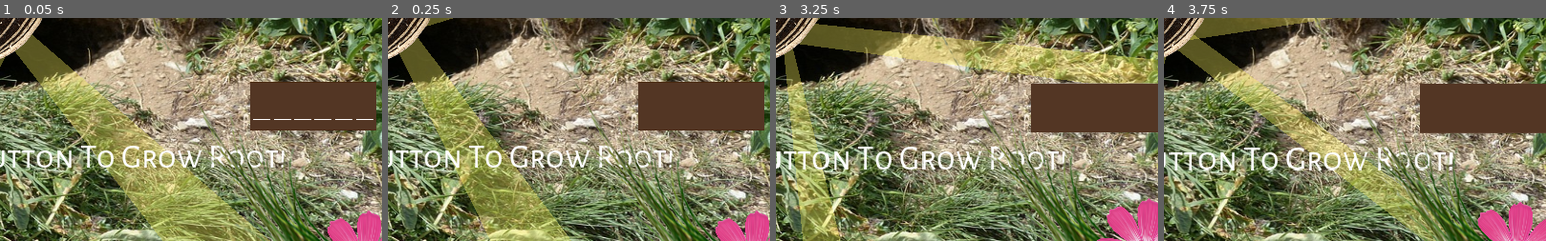
Above: before the commit, frames 1-4 (left to right).
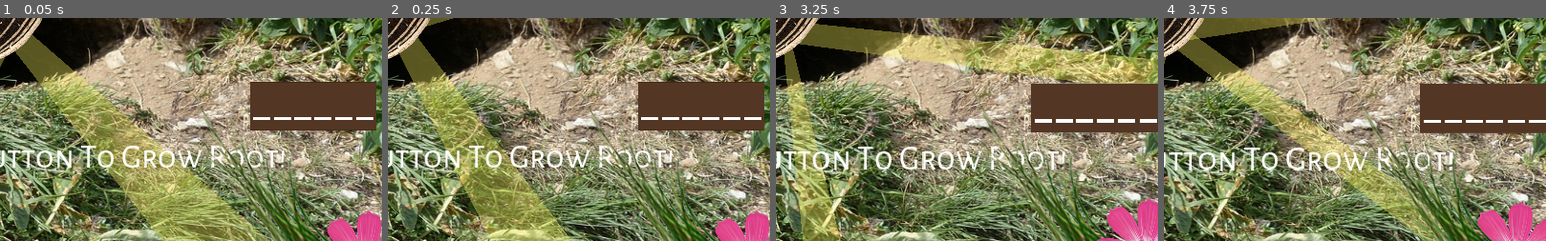
Above: after the commit, the same moments.

Repository: EiZi233/ProjectRootGG
Game: Godot game, scene res://main.tscn
Same seed, same stepped clock (60 frames per second), same inputs: the game is played once before the commit and once after it. Sound files missing from this copy of the repository are replaced by a short silence.
Inputs (mouse positions are % of the whole screen's width and height, from its top left):
- Up to frame 1 (0.05 s): no input
- Up to frame 2 (0.25 s): no input
- Up to frame 3 (3.25 s): move the mouse to (72, 45) at 0.52 s; click (72, 45) at 0.67 s; move the mouse to (30, 55) at 1.27 s; click (30, 55) at 1.42 s; move the mouse to (60, 28) at 2.02 s; click (60, 28) at 2.17 s; move the mouse to (45, 70) at 2.77 s; click (45, 70) at 2.92 s
- Up to frame 4 (3.75 s): move the mouse to (80, 65) at 3.52 s; click (80, 65) at 3.67 s
The pictures show only the part of the screen within x 50-100%, y 50-100%; the shares and areas given below are measured in that part.

The runs differ from the first frame. In frame 1, 0.2% of the frame differs, in the area x 66-98%, y 44-46%; in frame 2, 0.3%; in frame 3, 0.5%, in the area x 67-100%, y 45-48%; in frame 4, 0.3%.

Commit message:
update fix

Diff:
--- a/Audio Visualiztion.gd
+++ b/Audio Visualiztion.gd
@@ -6,10 +6,12 @@
 
 
 const VU_COUNT = 6
-const HEIGHT = 60
+const HEIGHT = 2
 const FREQ_MAX = 11050.0
 
 const MIN_DB = 100
+const init_size =Vector2(0.377,0.401)
+var targetVec
 
 # Called when the node enters the scene tree for the first time.
 func _ready():
@@ -20,16 +22,19 @@
 func _process(delta):
 
 	var prev_hz = 0
-	for i in range(1,VU_COUNT+1):
-		var hz = i * FREQ_MAX / VU_COUNT;
-		var f = spectrum.get_magnitude_for_frequency_range(prev_hz,hz)
-		var energy = clamp((MIN_DB + linear2db(f.length()))/MIN_DB,0,1)
-		var height = energy * HEIGHT
-
-		prev_hz = hz
-
-		var bottomRightRect = bottomRightArray[i - 1]
-
-		var tween = get_tree().create_tween()
-
-		tween.tween_property(bottomRightRect, "rect_size", Vector2(bottomRightRect.rect_size.x, height), 0.1)
+#	for i in range(1,VU_COUNT+1):
+	var hz = FREQ_MAX / VU_COUNT;
+	var f = spectrum.get_magnitude_for_frequency_range(prev_hz,hz)
+	var energy = clamp((MIN_DB + linear2db(f.length()))/MIN_DB,0,1)
+	var height = energy * HEIGHT
+	var targetVec = Vector2(0.377,0.401) * (1+(height/10))
+	#print(height/60)
+	$"../ParallaxBackground/ParallaxLayer/node/SunflowerSeedsKaldari-removebg-preview".scale = lerp($"../ParallaxBackground/ParallaxLayer/node/SunflowerSeedsKaldari-removebg-preview".scale,targetVec,0.1)
+#		prev_hz = hz
+#
+#		var bottomRightRect = bottomRightArray[i - 1]
+#
+#		var tween = get_tree().create_tween()
+#
+#		tween.tween_property(bottomRightRect, "rect_size", Vector2(bottomRightRect.rect_size.x, height), 0.1)
+#
--- a/main.gd
+++ b/main.gd
@@ -19,7 +19,7 @@
 		if event.button_index == BUTTON_LEFT:
 			if Input.is_mouse_button_pressed(1):
 				holding = true
-				#$AudioStreamPlayer.play(temp)
+				$"Audio Visualiztion/AudioStreamPlayer".play(temp)
 				in_tween = create_tween().set_trans(Tween.TRANS_CUBIC)
 				in_tween.tween_property(self, "zoomspeed", 0.995, 3)
 			else:
@@ -64,26 +64,26 @@
 			zoomspeed = lerp(zoomspeed,0.999,0.05)
 
 			$Camera2D.zoom *= zoomspeed
-			#$AudioStreamPlayer.volume_db -= 1
+			$"Audio Visualiztion/AudioStreamPlayer".volume_db -= 1
 
 			if zoomspeed > 0.998:
 				holding = false
-				#$AudioStreamPlayer.playing = false
-				#$AudioStreamPlayer.volume_db = 0
+				$"Audio Visualiztion/AudioStreamPlayer".playing = false
+				$"Audio Visualiztion/AudioStreamPlayer".volume_db = 0
 		else:
-			#$AudioStreamPlayer.volume_db -= 1
+			$"Audio Visualiztion/AudioStreamPlayer".volume_db -= 1
 			zoomspeed = lerp(zoomspeed,0.999,0.05)
 			$ParallaxBackground/ParallaxLayer4/node/Light.scale /= zoomspeed
 			if zoomspeed > 0.998:
-				$AudioStreamPlayer.playing = false
-				$AudioStreamPlayer.volume_db = 0
+				$"Audio Visualiztion/AudioStreamPlayer".playing = false
+				$"Audio Visualiztion/AudioStreamPlayer".volume_db = 0
 				holding = false
 
 
 
 func _on_Timer_timeout():
 	$AnimationPlayer.play("New Anim")
-	$AudioStreamPlayer.playing = false
+	$"Audio Visualiztion/AudioStreamPlayer".playing = false
 
 func _on_AnimationPlayer_animation_finished(anim_name):
 	get_tree().reload_current_scene()
